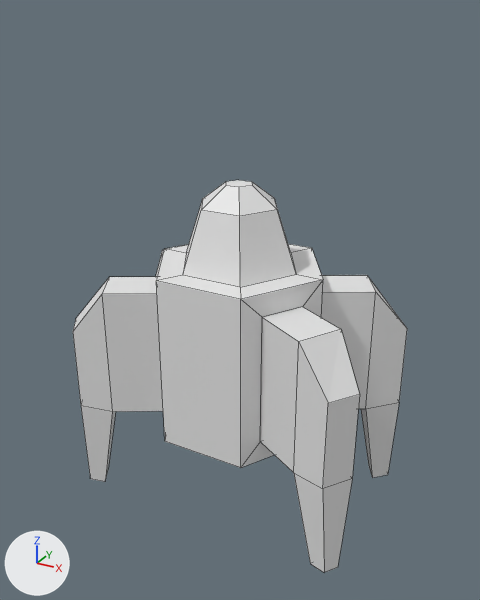
A saved change to the Blender file Assets/Models/ship.blend.
One viewpoint serves both versions: a camera (50 mm lens) standing at (0.669, -1.211, 0.697) and looking at (-0.006, 0.016, 0.083). Lighting does not change. The marker at lower left points along +X, +Y and +Z. Mesh edges are drawn as thin lines.

The first picture shows 'Ship_A'.
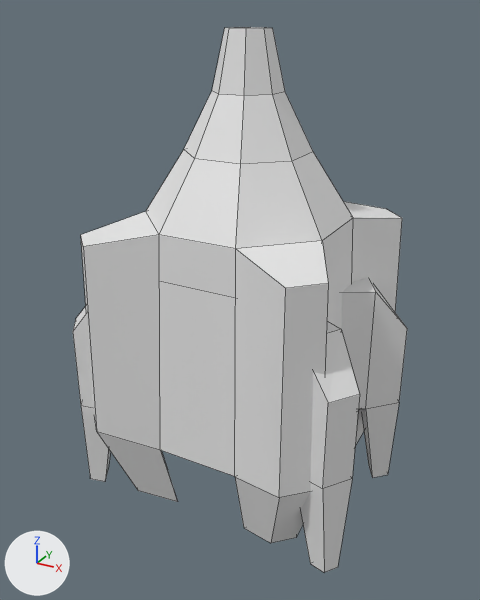
The newer file is also rescaled (x0.5), turned or shifted as a whole; pictures and numbers use the older file's frame.

Changed parts and their boxes (x1, y1, x2, y2) in the pictures (480 x 600 px):
```json
{"object": "Blocker_B", "change": "added", "after": [81, 27, 402, 543]}
{"object": "Ship_A", "change": "unchanged, covered by the edit", "before": [73, 180, 407, 572], "after": [73, 278, 407, 572]}
```

The change, as JSON lines over the scene's bpy script:
```json
{"op": "add", "block": "me_cylinder_001", "code": ["me_cylinder_001 = bpy.data.meshes.new('Cylinder.001')", "me_cylinder_001.from_pydata(...)  # 72 vertices, 66 faces; spans x -0.147..0.147, y -0.027..0.267, z -0.22..0.318"]}
{"op": "add", "block": "ob_blocker_b", "code": ["ob_blocker_b = bpy.data.objects.new('Blocker_B', me_cylinder_001)", "ob_blocker_b.location = (0.0, -0.2, 0.026)", "ob_blocker_b.scale = (2.0, 2.0, 2.0)"]}
```
